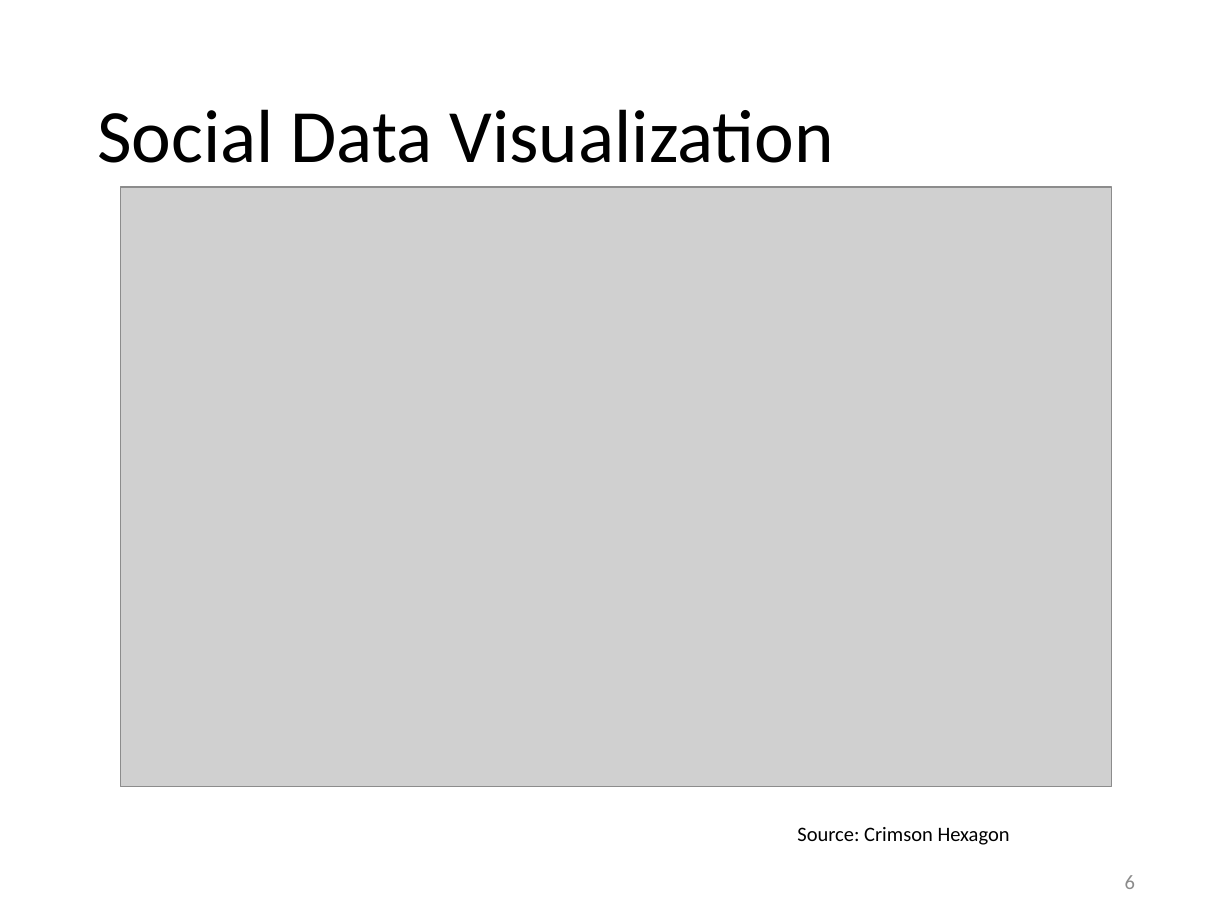
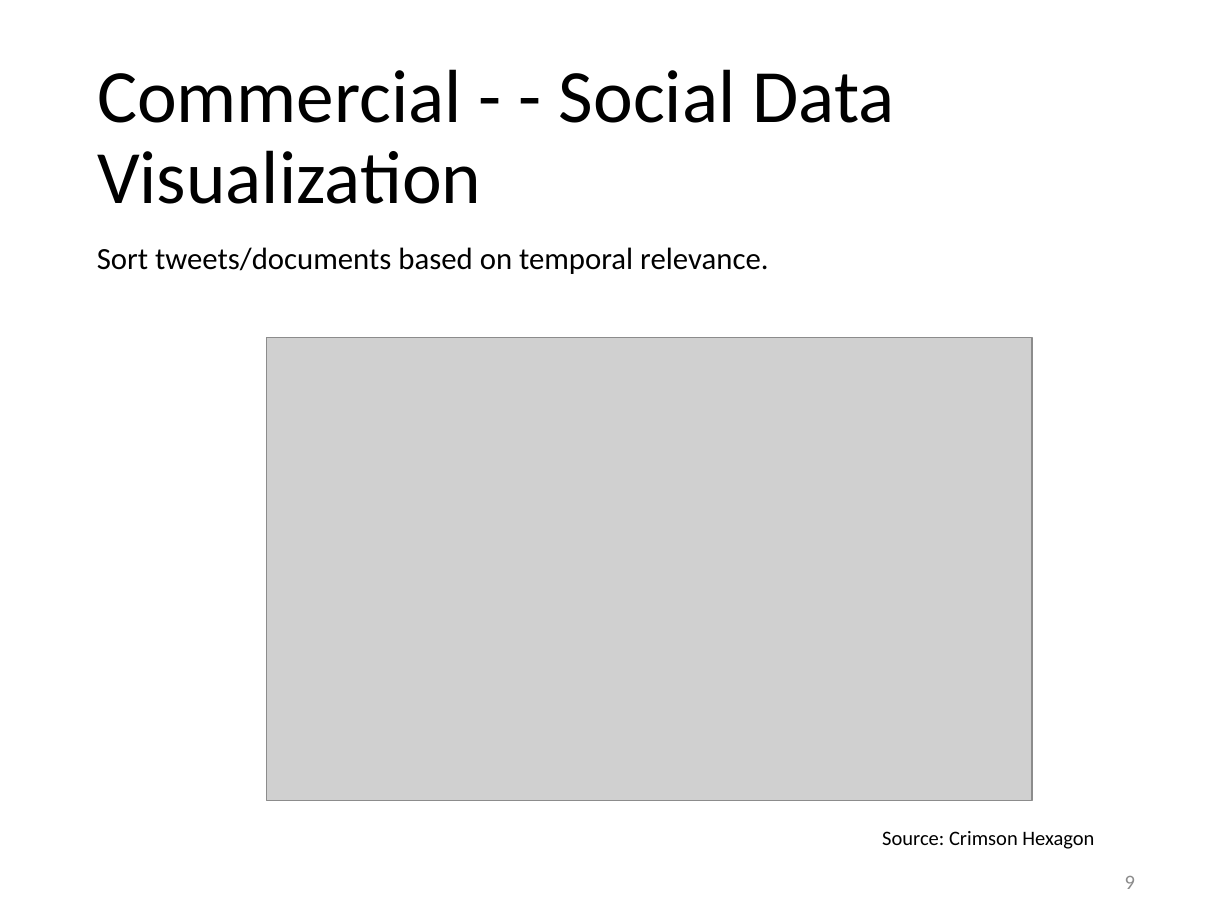
Before and after one commit to evhart/smasac-tutorial, a slide deck: slide 9 of slides/pptx/6-visualisation.pptx (slide 6 before the commit). Drawn at 1232x924 pixels with LibreOffice and Linux fonts; fonts in the diff are those of the drawing; grey boxes stand for pictures. Boxes give left, top, right and bottom in pixels: in the first picture for what was removed or moved away, otherwise in the second. Text is boxed around its words. In the diff, an @@ line names an element or a change of style, - is before the commit and + after.

```diff
--- a/slides/pptx/6-visualisation.pptx
+++ b/slides/pptx/6-visualisation.pptx
@@ title at bbox=[97, 69, 894, 204]: text changed @@
-Social Data Visualization
+Commercial - - Social Data Visualization
@@ text added at bbox=[97, 247, 768, 274], 18 pt, text #000000 @@
+Sort tweets/documents based on temporal relevance.
@@ picture: place and size @@
-picture at bbox=[121, 187, 1112, 787]
+picture at bbox=[266, 338, 1031, 801]
@@ text "Source: Crimson Hexagon": place and size @@
-text "Source: Crimson Hexagon" at bbox=[797, 827, 1010, 845]
+text "Source: Crimson Hexagon" at bbox=[882, 831, 1094, 849]
@@ page number at bbox=[1125, 876, 1135, 889]: text changed @@
-6
+9
```
Also in this commit, not shown: 3 other slides changed, 3 slides added.
